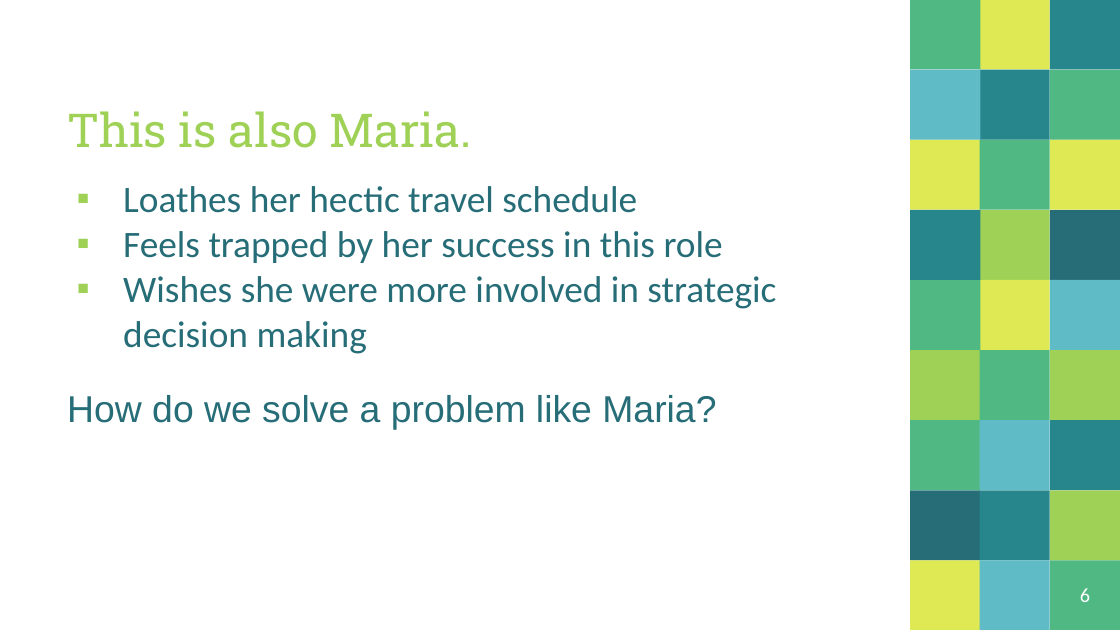
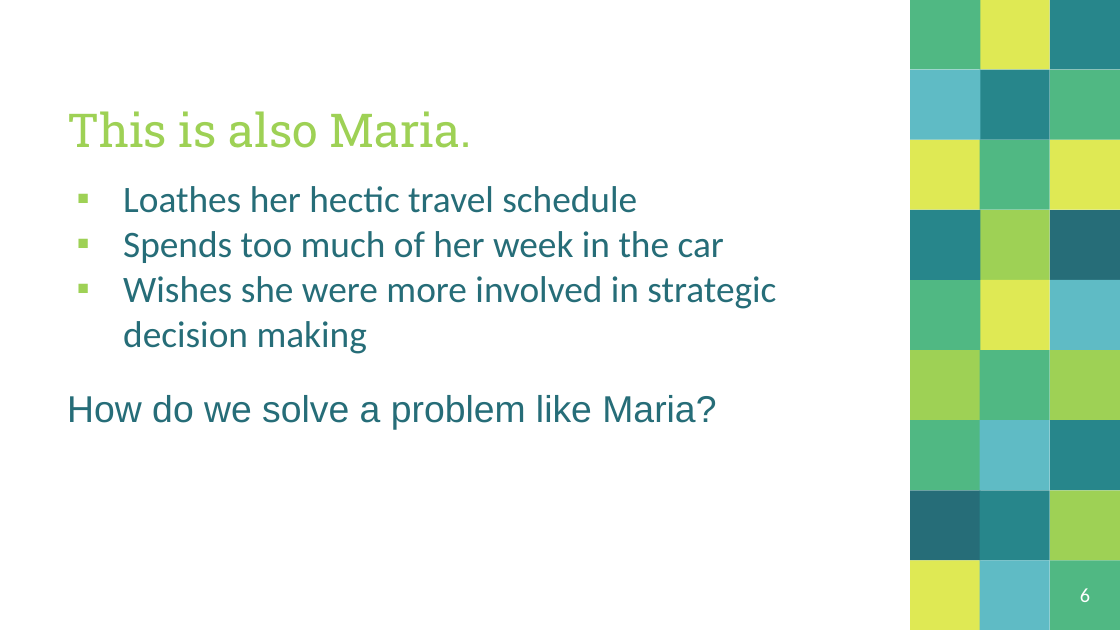
Before and after one commit to ccgraves/DDS-CaseStudy-2, a slide deck: slide 6 of Case_Study_Two.pptx. Drawn at 1120x630 pixels with LibreOffice and Linux fonts; fonts in the diff are those of the drawing. Boxes give left, top, right and bottom in pixels: in the first picture for what was removed or moved away, otherwise in the second. Text is boxed around its words. In the diff, an @@ line names an element or a change of style, - is before the commit and + after.

Commit message:
updated maria's characteristics

```diff
--- a/Case_Study_Two.pptx
+++ b/Case_Study_Two.pptx
@@ text at (123, 231, 724, 263): text changed @@
-▪ Feels trapped by her success in this role
+▪ Spends too much of her week in the car
```
